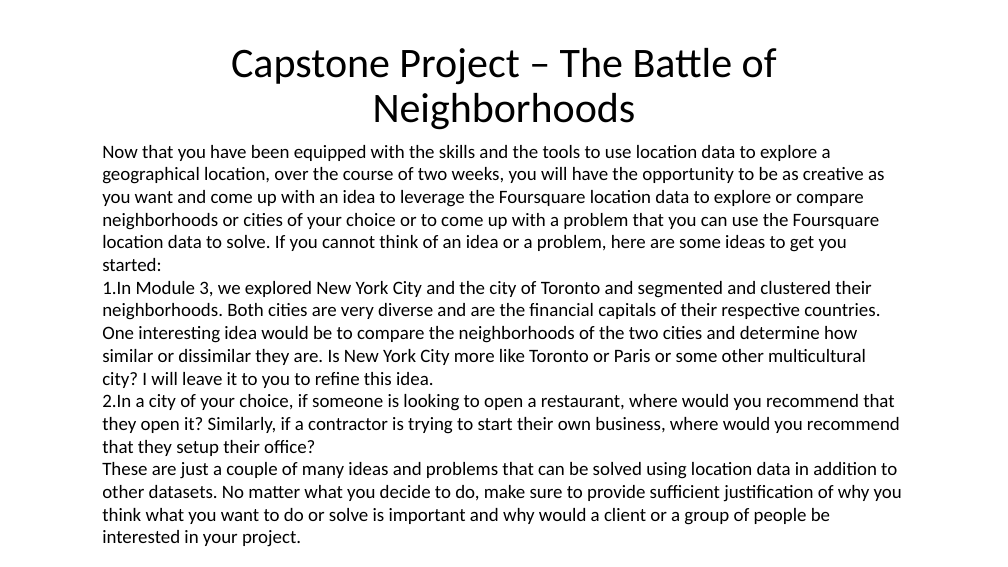
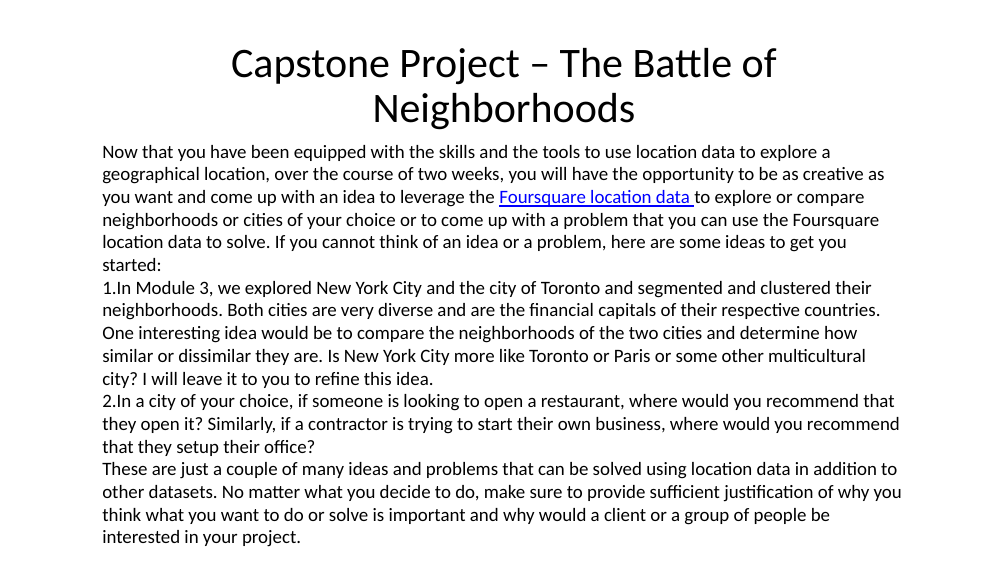
Before and after one commit to aribimop/Coursera_Capstone, a slide deck: slide 1 of Capstone Project – The Battle of Neighborhoods.pptx. Drawn at 1008x567 pixels with LibreOffice and Linux fonts; fonts in the diff are those of the drawing. Boxes give left, top, right and bottom in pixels: in the first picture for what was removed or moved away, otherwise in the second. Text is boxed around its words. In the diff, an @@ line names an element or a change of style, - is before the commit and + after.

```diff
--- a/Capstone Project – The Battle of Neighborhoods.pptx
+++ b/Capstone Project – The Battle of Neighborhoods.pptx
@@ text at (102, 145, 884, 271): text colour #000000 to #0000FF, underline on in "Foursquare location data" @@
```
Also in this commit, not shown: 1 other slide changed, 8 other files.
